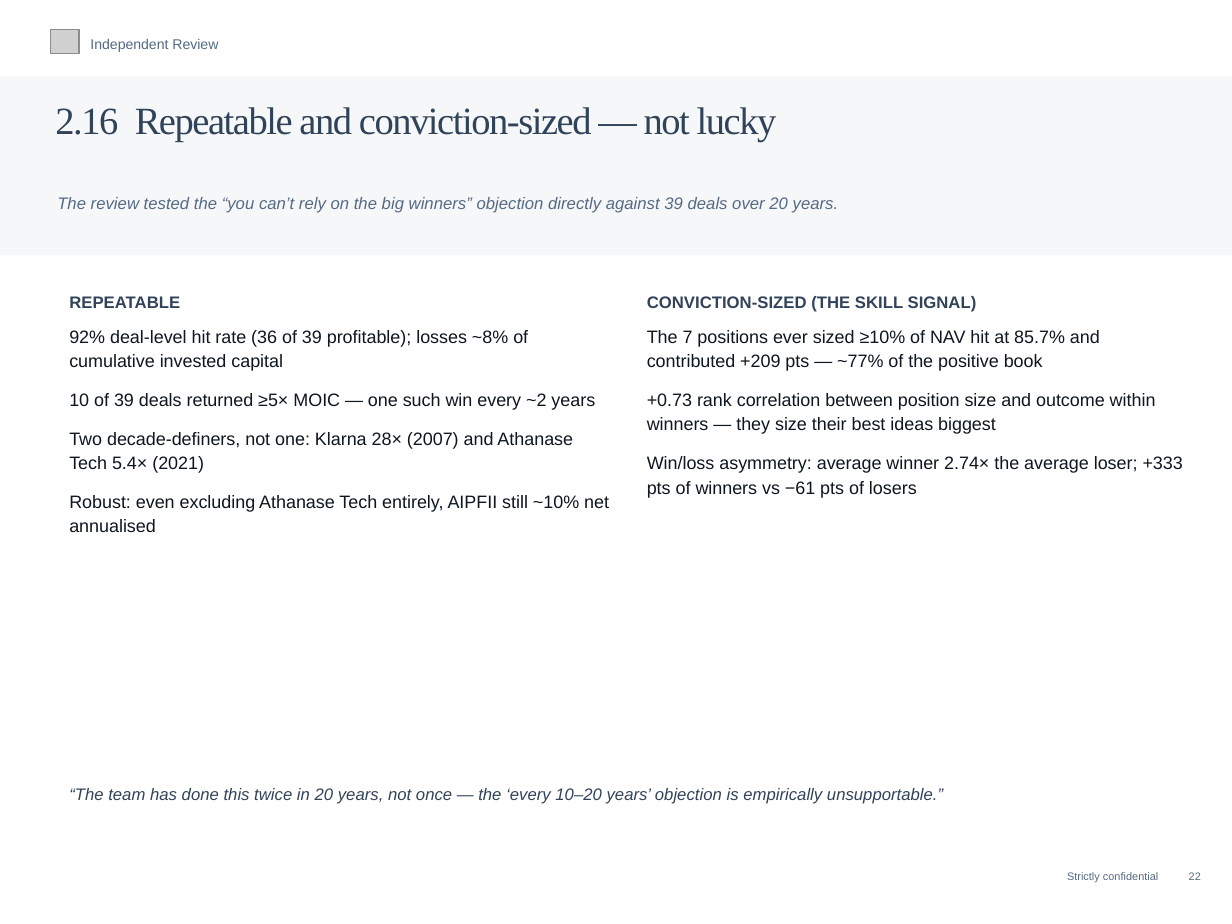
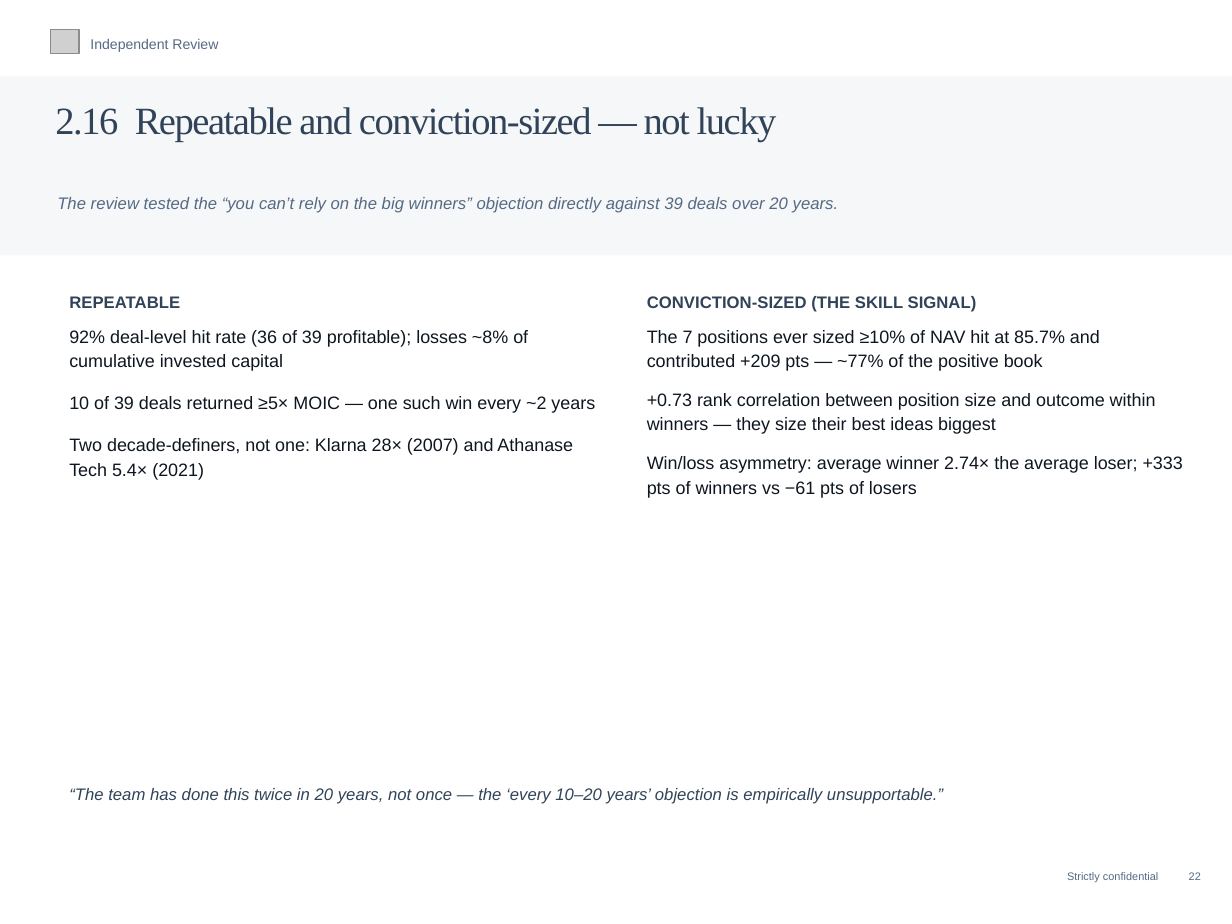
Before and after one commit to charette-lab/Claude, a slide deck: slide 25 of Athanase_Engaged_Ownership_Allocator_Deck.pptx. Drawn at 1232x924 pixels with LibreOffice and Linux fonts; fonts in the diff are those of the drawing; grey boxes stand for pictures. Boxes give left, top, right and bottom in pixels: in the first picture for what was removed or moved away, otherwise in the second. Text is boxed around its words. In the diff, an @@ line names an element or a change of style, - is before the commit and + after.

```diff
--- a/Athanase_Engaged_Ownership_Allocator_Deck.pptx
+++ b/Athanase_Engaged_Ownership_Allocator_Deck.pptx
@@ text at (69,330,595,480): more space between paragraphs @@
@@ text at (69,495,609,532): paragraph removed @@
-Robust: even excluding Athanase Tech entirely, AIPFII still ~10% net annualised
```
Also in this commit, not shown: 1 other slide changed, 1 other file.
